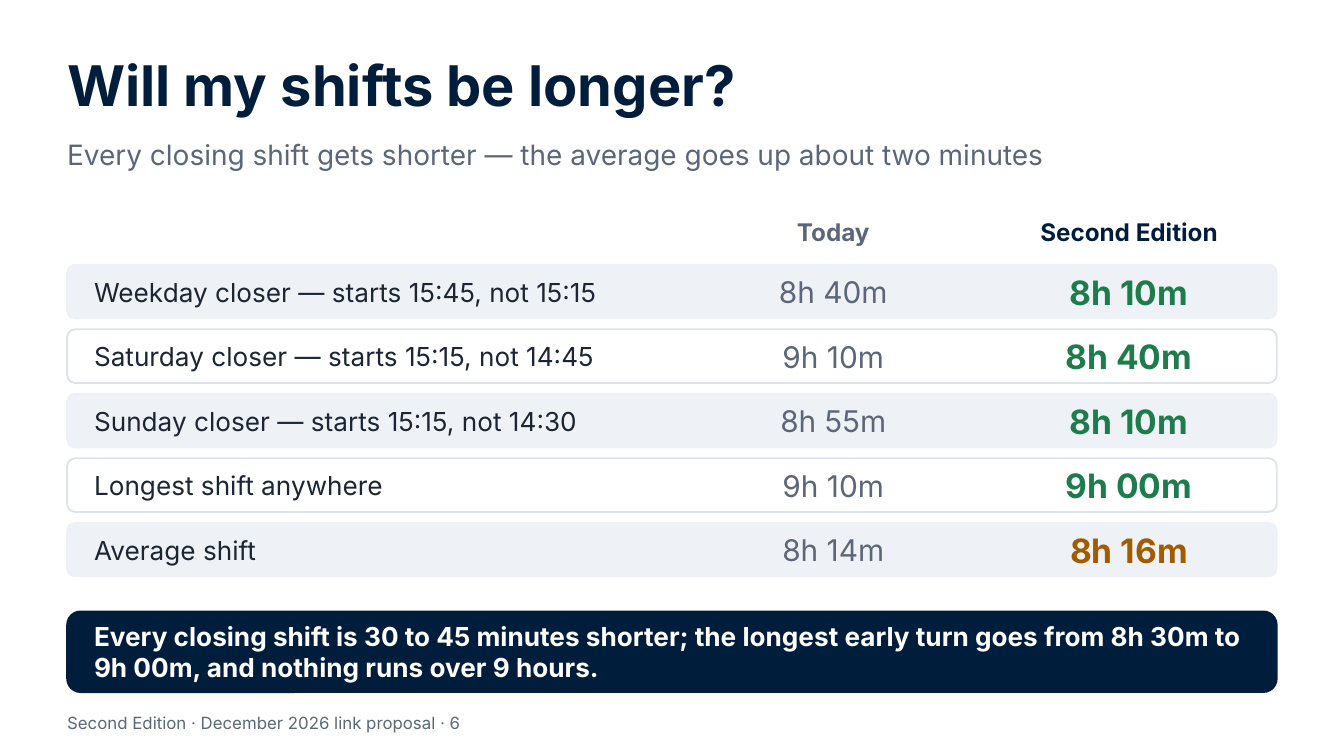
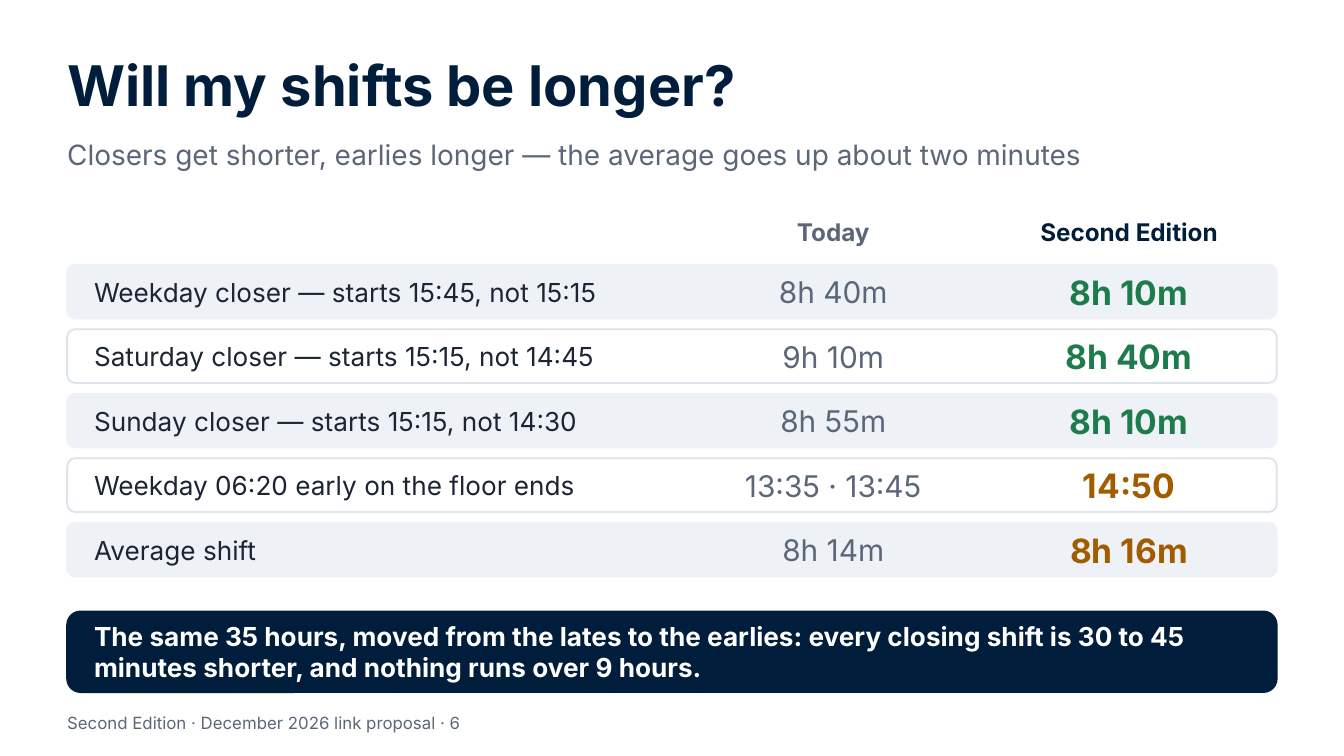
Before and after one commit to Garethdavidmiller/roster-app, a slide deck: slide 6 of docs/links-26/presentations/Second-Edition-for-colleagues.pptx. Drawn at 1344x756 pixels with LibreOffice and Linux fonts; fonts in the diff are those of the drawing. Boxes give left, top, right and bottom in pixels: in the first picture for what was removed or moved away, otherwise in the second. Text is boxed around its words. In the diff, an @@ line names an element or a change of style, - is before the commit and + after.

```diff
--- a/docs/links-26/presentations/Second-Edition-for-colleagues.pptx
+++ b/docs/links-26/presentations/Second-Edition-for-colleagues.pptx
@@ text at [67,144,1080,171]: text changed @@
-Every closing shift gets shorter — the average goes up about two minutes
+Closers get shorter, earlies longer — the average goes up about two minutes
@@ text at [94,475,575,501]: text changed @@
-Longest shift anywhere
+Weekday 06:20 early on the floor ends
@@ text at [745,475,921,498]: text changed @@
-9h 10m
+13:35 · 13:45
@@ text at [1083,473,1175,499]: text changed; text colour #1E7B4B to #A15C00 @@
-9h 00m
+14:50
@@ text at [94,626,1184,683]: text changed @@
-Every closing shift is 30 to 45 minutes shorter; the longest early turn goes from 8h 30m to 9h 00m, and nothing runs over 9 hours.
+The same 35 hours, moved from the lates to the earlies: every closing shift is 30 to 45 minutes shorter, and nothing runs over 9 hours.
```
Also in this commit, not shown: 1 other slide changed, 14 other files.
